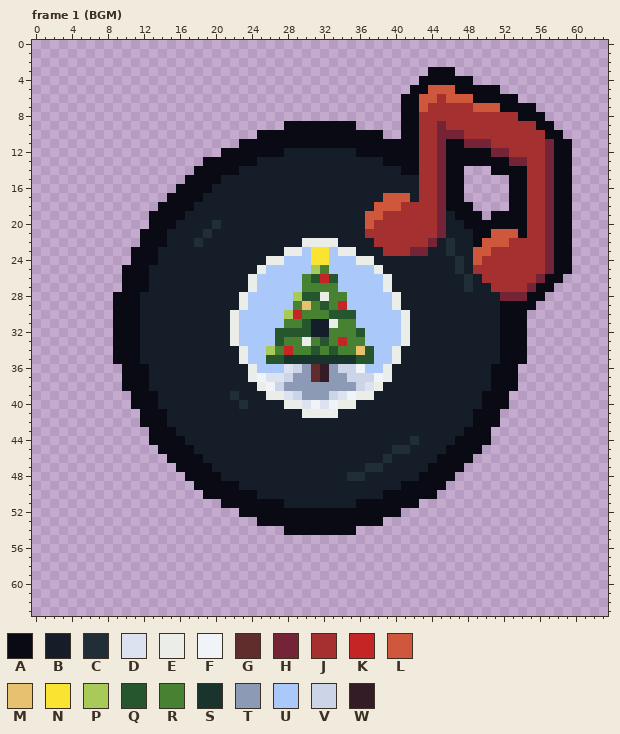
Two states of a pixel-art file, YetiFree/ChristmasBGM.aseprite. That is the earlier state.
64x64 pixels, 2 frames. Shown: frame 1 (BGM). The commit also changed other frames, which this record leaves out.
Visible layers, top first: "ItemType", "Layer 2", "Layer 3", "Layer 1".
Palette (. is transparent): A #090a14  B #151d28  C #202e37  D #dce2f0  E #ebede9  F #f0f3f8  G #602c2c  H #752438  J #a53030  K #c52525  L #cf573c  M #e8c170  N #fae331  P #a8ca58  Q #25562e  R #468232  S #19332d  T #8d9ab6  U #abc8fa  V #ccd5e8  W #341c27
Pixels before, frame 1 (BGM) (only the part around the change), first column x 24:
 0 ........................................
 1 ........................................
 2 ........................................
 3 ....................AAA.................
 4 ...................AAAAAA...............
 5 ..................AALLLAAAAA............
 6 .................AALLJLLLAAAAA..........
 7 .................AALJJJJJLLLAAAA........
 8 .................AAJJJJJJJJJJJAAA.......
 9 ....AAAAAAAA.....AAJJHJJJJJJJJJJAA......
10 .AAAAAAAAAAAAAA..AAJJHHHJJJJJJJJJAA.....
11 AAAAAAAAAAAAAAAAAAAJJHAAHHHJJJJJJHAA....
12 AAAABBBBBBBBAAAAAAAJJHAAAAAHHJJJJHAA....
13 ABBBBBBBBBBBBBBAAAAJJHAAAAAAAHHJJHAA....
14 BBBBBBBBBBBBBBBBBAAJJHAA...AAAAJJHAA....
15 BBBBBBBBBBBBBBBBBBBJJHAA.....AAJJHAA....
16 BBBBBBBBBBBBBBBBBBBJJHAA.....AAJJHAA....
17 BBBBBBBBBBBBBBBLLLBJJHAA.....AAJJHAA....
18 BBBBBBBBBBBBBBLLLJJJJHAAA....AAJJHAA....
19 BBBBBBBBBBBBBLLJJJJJJHBAAA.AAAAJJHAA....
20 BBBBBBBBBBBBBLJJJJJJJHBBAAAAAAAJJHAA....
21 BBBBBBBBBBBBBJJJJJJJJHBBBAALLLAJJHAA....
22 BBBBBBEEEEBBBBJJJJJJHBCBBALLLJJJJHAA....
23 BBBBEEUNNUEEBBBJJJHHBBCBBLLJJJJJJHAA....
24 BBEEUUUNNUUUEEBBBBBBBBBCBLJJJJJJJHAA....
25 BEUUUUUPRUUUUUEBBBBBBBBCBJJJJJJJJHAA....
26 EUUUUURQKQUUUUUEBBBBBBBBCBJJJJJJHAA.....
27 EUUUUURRRRUUUUUEBBBBBBBBCBBJJJJHAA......
28 UUUUUPQQERRUUUUUEBBBBBBBBBBBHHHAA.......
29 UUUUURMRQRKUUUUUEBBBBBBBBBBBAAAA........
30 UUUUPKRRRQQQUUUUUEBBBBBBBBBBAAA.........
31 UUUURRQBBERRUUUUUEBBBBBBBBBBAAA.........
32 UUUQQQQBBRRRQUUUUEBBBBBBBBBBAAA.........
33 UUUQRRERQRKRRUUUUEBBBBBBBBBBAAA.........
34 UUPRKRRQRQRRMQUUEBBBBBBBBBBBAAA.........
35 UUQQSSSSSSSSQQUUEBBBBBBBBBBBAAA.........
36 EUUUDVTGWTVVFUUEBBBBBBBBBBBAAA..........
37 EFDDVTTGWTTVVVFEBBBBBBBBBBBAAA..........
38 BEFVTTTTTTTTVDEBBBBBBBBBBBBAAA..........
After the commit:
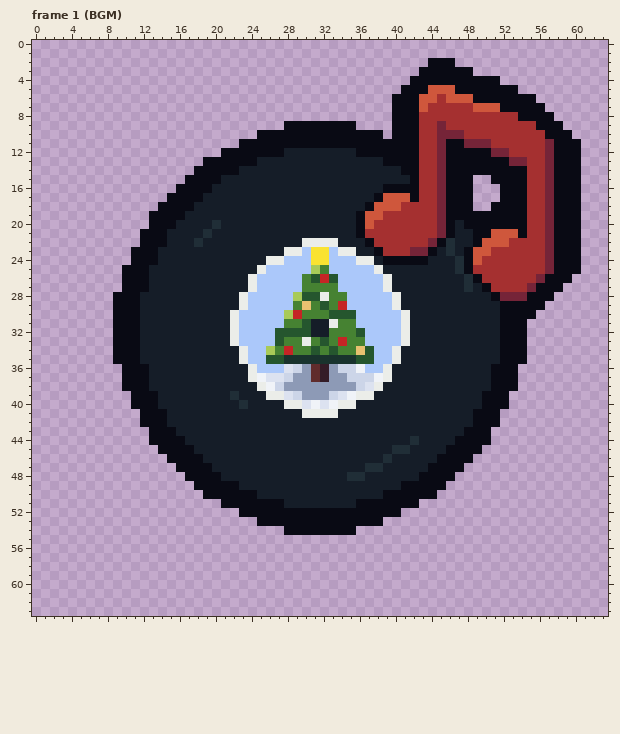
Message: Update item icons to be more consistent
From old to new:
Frame 1 (BGM), layer "ItemType":
The edit adds colour A in row 2 at x 44 to 46; in row 3 at x 43 and 47 to 48; in row 4 at x 42 and 49 to 51; in row 5 at x 41 and 52 to 53; in row 6 at x 40 and 54 to 55; in row 7 at x 40 and 56.
The edit adds colour A in row 8 at x 40 and 57; in row 9 at x 40 and 58; in row 10 at x 40 and 59; in rows 11 to 13 at x 60; in row 14 at x 48 to 50 and 60; in row 15 at x 48, 51 to 52 and 60.
The edit adds colour A in rows 16 to 17 at x 48, 52 and 60; in row 18 at x 51 to 52 and 60; in row 19 at x 50 and 60; in rows 20 to 25 at x 60; in row 26 at x 59; in row 27 at x 58.
The edit adds colour A in row 28 at x 57; in row 29 at x 56; in row 30 at x 55.
Colour B gives way to colour A in row 15 at x 42; in row 16 at x 39 to 42; in row 17 at x 38 and 42; in row 18 at x 37; in rows 19 to 21 at x 36 and 46; in row 22 at x 37 and 45.
Colour B gives way to colour A in row 23 at x 38, 44 and 48; in row 24 at x 39 to 43 and 48; in row 25 at x 48; in row 26 at x 49; in row 27 at x 50; in row 28 at x 51.
Changed places in both pictures, as pixel boxes (x1, y1, x2, y2):
changed: (356, 58, 581, 319)
